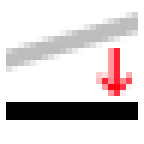
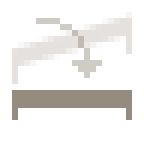
Layer changes from the first w=144, h=144 image to the second:
painted on "Shape 1 copy" over [6, 12, 138, 84]
painted on "Shape 2" over [6, 90, 138, 120]
removed layer "i" over [96, 48, 132, 96]
added layer "i copy" above "Layer 1" over [36, 18, 102, 78]
